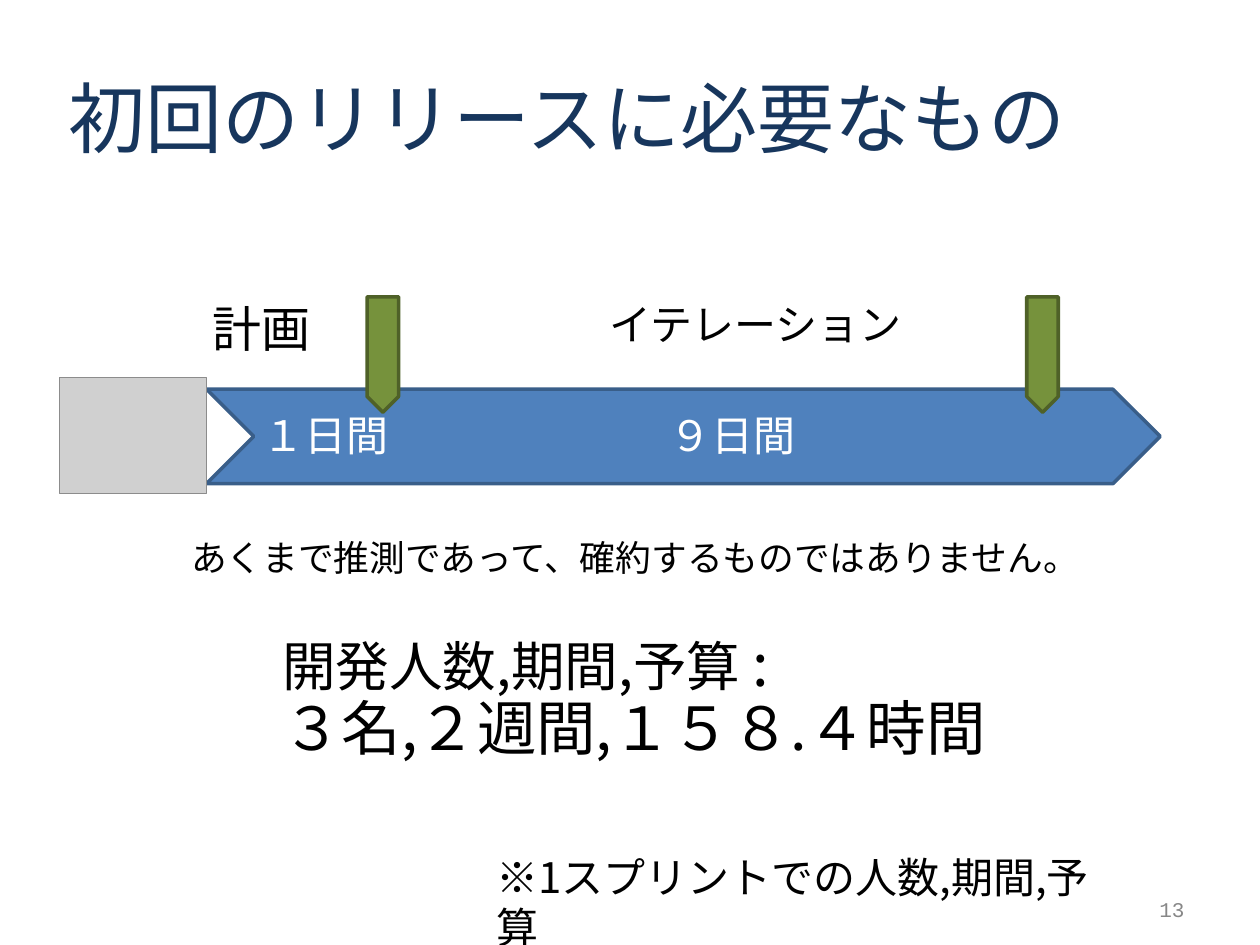
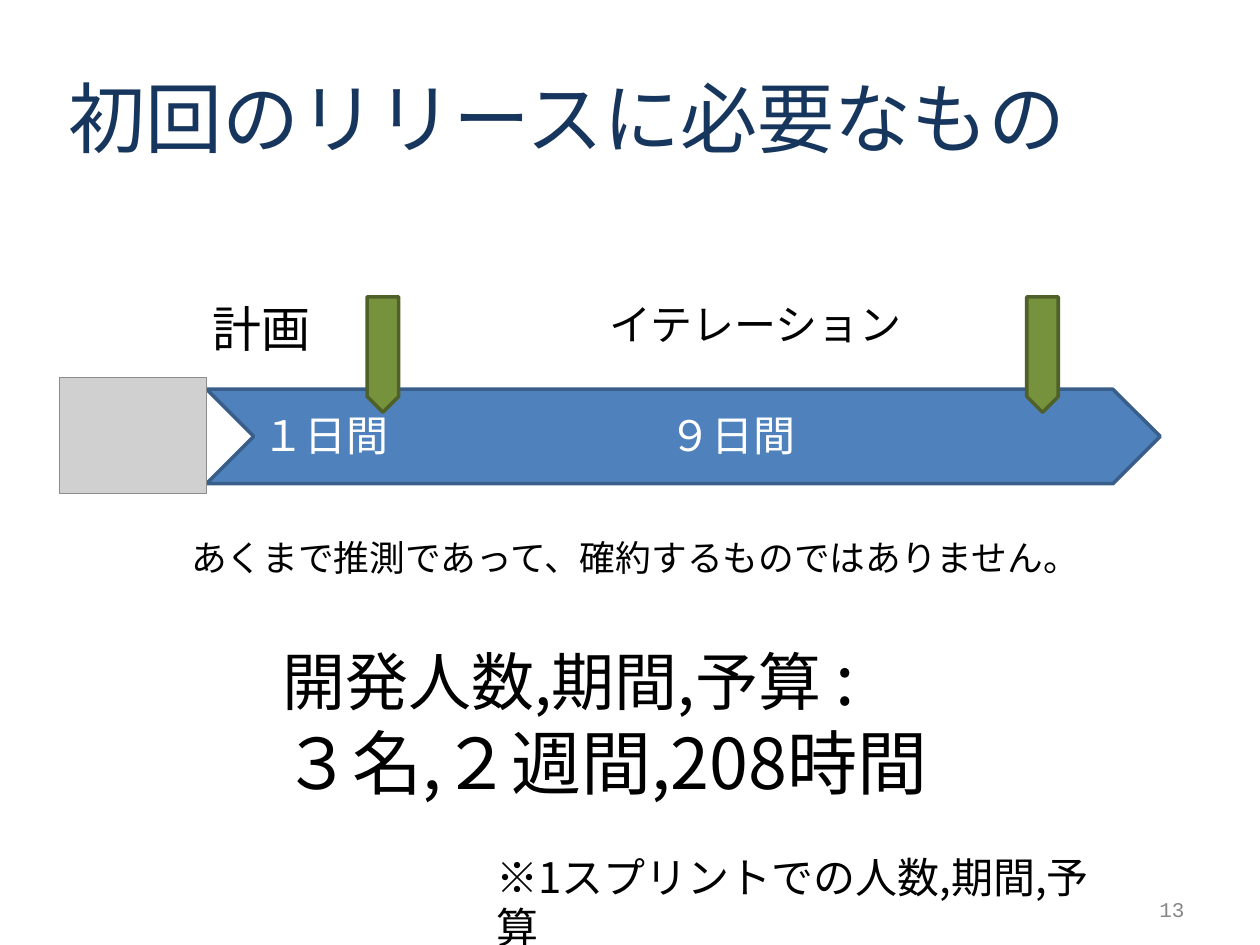
Before and after one commit to tomoyukikondo/yabukiC2017, a slide deck: slide 13 of Ｃ班インセプションデッキ.ppt. Drawn at 1260x945 pixels with LibreOffice and Linux fonts; fonts in the diff are those of the drawing; grey boxes stand for pictures. Boxes give left, top, right and bottom in pixels: in the first picture for what was removed or moved away, otherwise in the second. Text is boxed around its words. In the diff, an @@ line names an element or a change of style, - is before the commit and + after.

```diff
--- a/Ｃ班インセプションデッキ.ppt
+++ b/Ｃ班インセプションデッキ.ppt
@@ text at (282, 652, 821, 717): size 30.6 to 36 pt in "開発人数,期間,予算"; size 34 to 40 pt in ":"; line spacing 0.9 to 1 @@
@@ text at (282, 730, 927, 802): text changed; size 34 to 40 pt @@
-３名,２週間,１５８.４時間
+３名,２週間,208時間
```
Also in this commit, not shown: 5 other slides changed, 1 other file.
